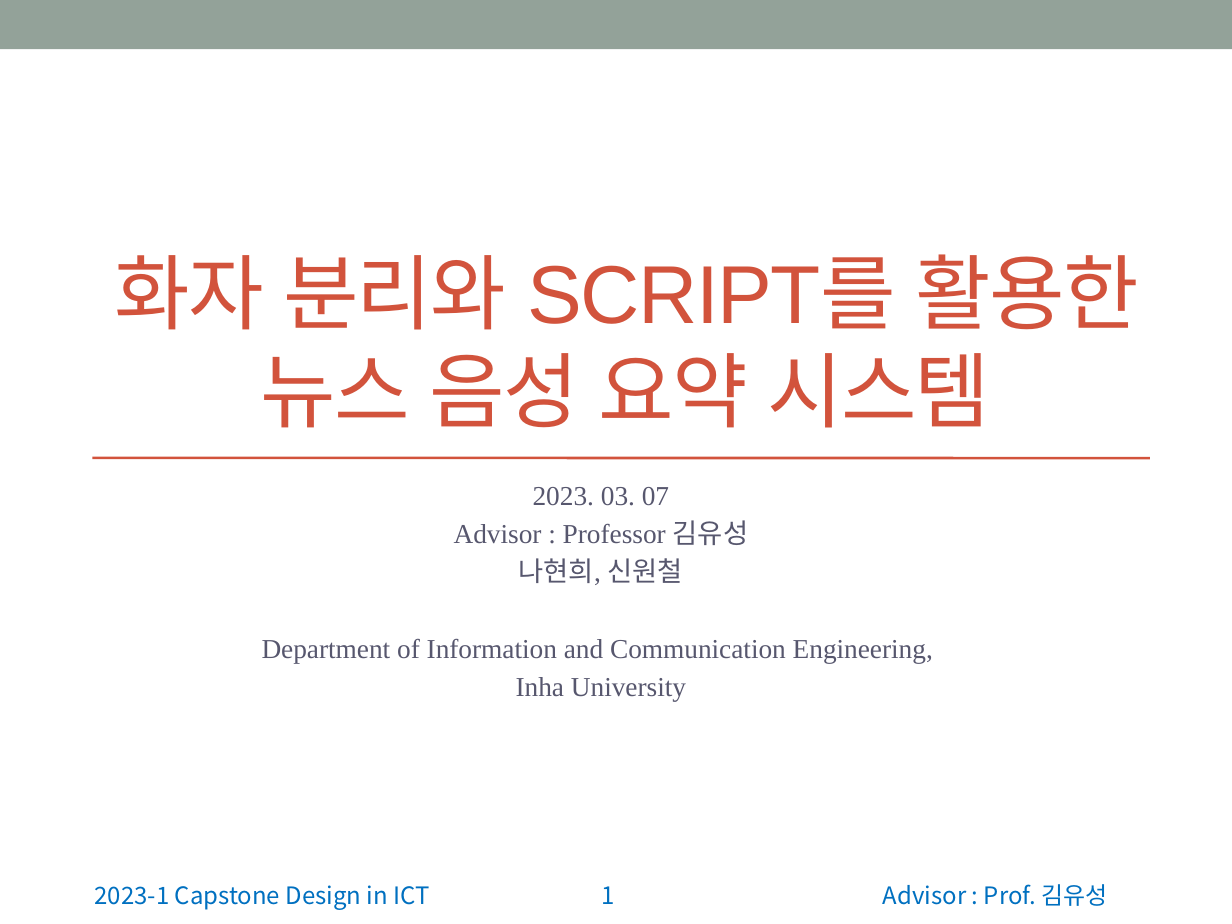
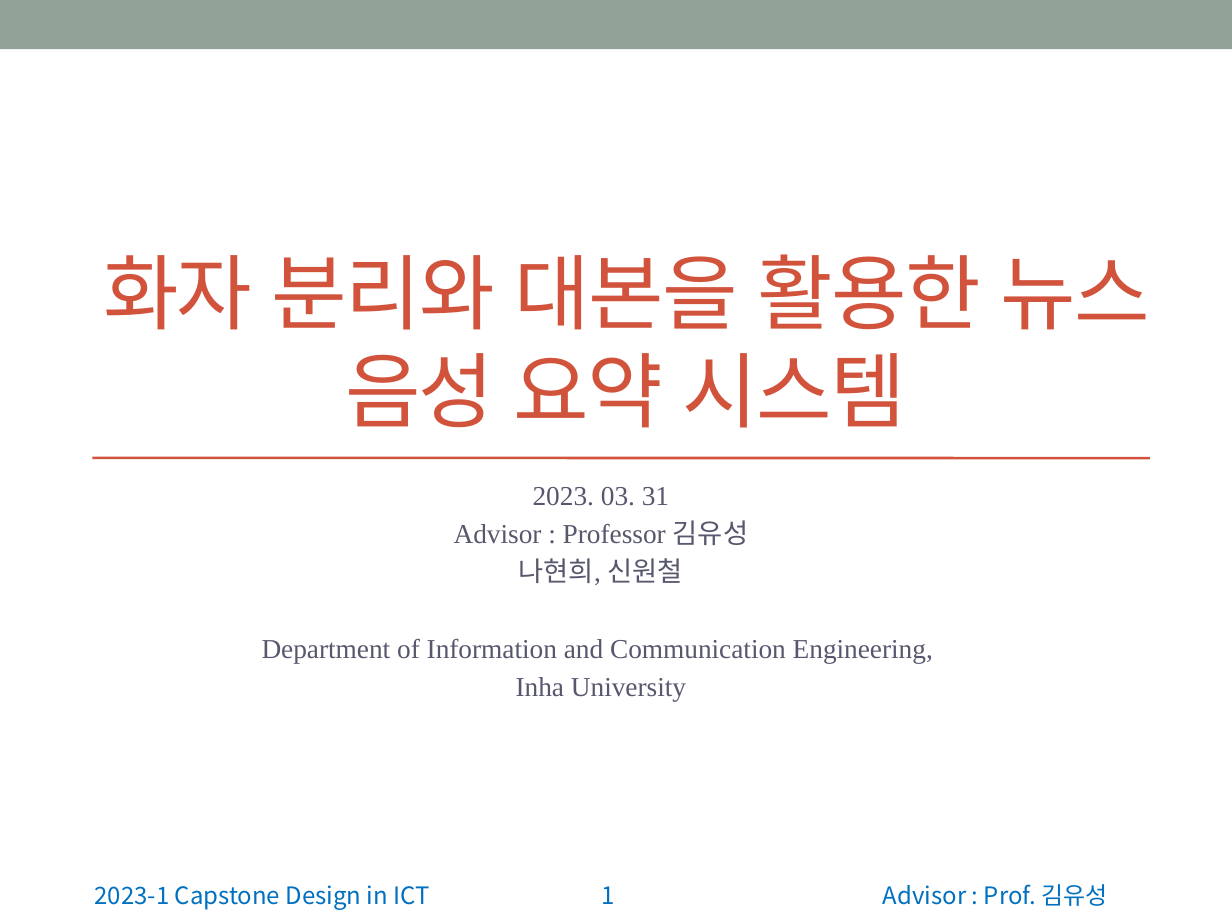
Before and after one commit to wonchul98/audio-to-summary, a slide deck: slide 1 of ppt/0403_2조_주제 발표.pptx. Drawn at 1232x924 pixels with LibreOffice and Linux fonts; fonts in the diff are those of the drawing. Boxes give left, top, right and bottom in pixels: in the first picture for what was removed or moved away, otherwise in the second. Text is boxed around its words. In the diff, an @@ line names an element or a change of style, - is before the commit and + after.

Commit message:
0403
0403

```diff
--- a/ppt/0403_2조_주제 발표.pptx
+++ b/ppt/0403_2조_주제 발표.pptx
@@ title at (103,254,1149,428): text changed @@
-화자 분리와 SCRIPT를 활용한 뉴스 음성 요약 시스템
+화자 분리와 대본을 활용한 뉴스 음성 요약 시스템
@@ subtitle at (533,487,669,506): text changed @@
-2023. 03. 07
+2023. 03. 31
```
Also in this commit, not shown: 1 other slide changed, 3 slides added.
